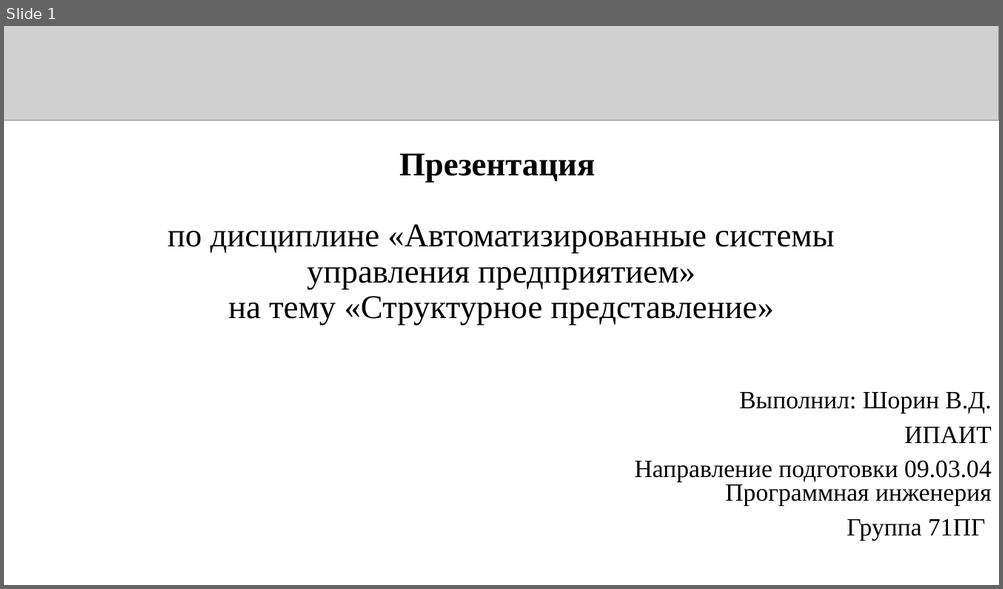
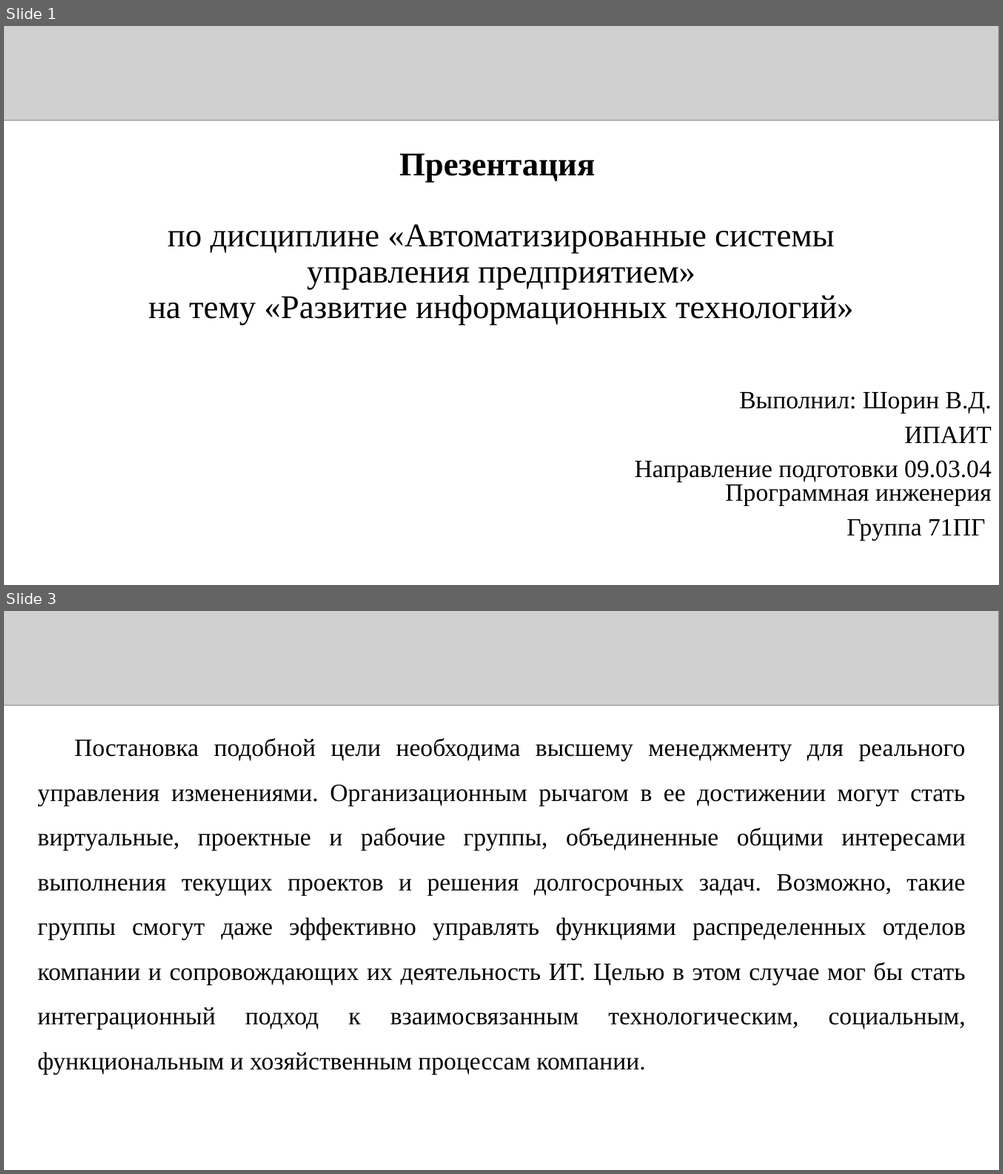
Before and after one commit to Kniger33/Institute, a slide deck: 4 cource/2 sem/АСУП/Лабы/АСУП_Презентация_6_71ПГ_Шорин.pptx. Shown one above the other, each under a label of ours: slide 1 before the commit, slides 1 and 3 after it; the slides between them are not shown. The pictures are 1003x589 and 1003x1174 pixels, drawn with LibreOffice and Linux fonts; fonts in the diff are those of the drawing; grey boxes stand for pictures. Boxes give left, top, right and bottom in pixels: in the first picture for what was removed or moved away, otherwise in the second. Text is boxed around its words. In the diff, an @@ line names an element or a change of style, - is before the commit and + after.

```diff
--- a/4 cource/2 sem/АСУП/Лабы/АСУП_Презентация_6_71ПГ_Шорин.pptx
+++ b/4 cource/2 sem/АСУП/Лабы/АСУП_Презентация_6_71ПГ_Шорин.pptx
@@ slide 3 added at box(4, 611, 999, 1170), background #FFFFFF @@
@@ picture added at box(4, 611, 999, 705) @@
@@ text added at box(37, 738, 965, 1074), 24 pt, text #000000 @@
+Постановка подобной цели необходима высшему менеджменту для реального управления изменениями. Организационным рычагом в ее достижении могут стать виртуальные, проектные и рабочие группы, объединенные общими интересами выполнения текущих проектов и решения долгосрочных задач. Возможно, такие группы смогут даже эффективно управлять функциями распределенных отделов компании и сопровождающих их деятельность ИТ. Целью в этом случае мог бы стать интеграционный подход к взаимосвязанным технологическим, социальным, функциональным и хозяйственным процессам компании.
@@ slide 1 changed as well @@
@@ title at box(148, 224, 854, 326): text changed @@
-Презентация
-по дисциплине «Автоматизированные системы управления предприятием»
-на тему «Структурное представление»
+Презентация
+по дисциплине «Автоматизированные системы управления предприятием»
+на тему «Развитие информационных технологий»
```
Also in this commit, not shown: 1 other slide changed, 17 other slides added, 22 other files.
